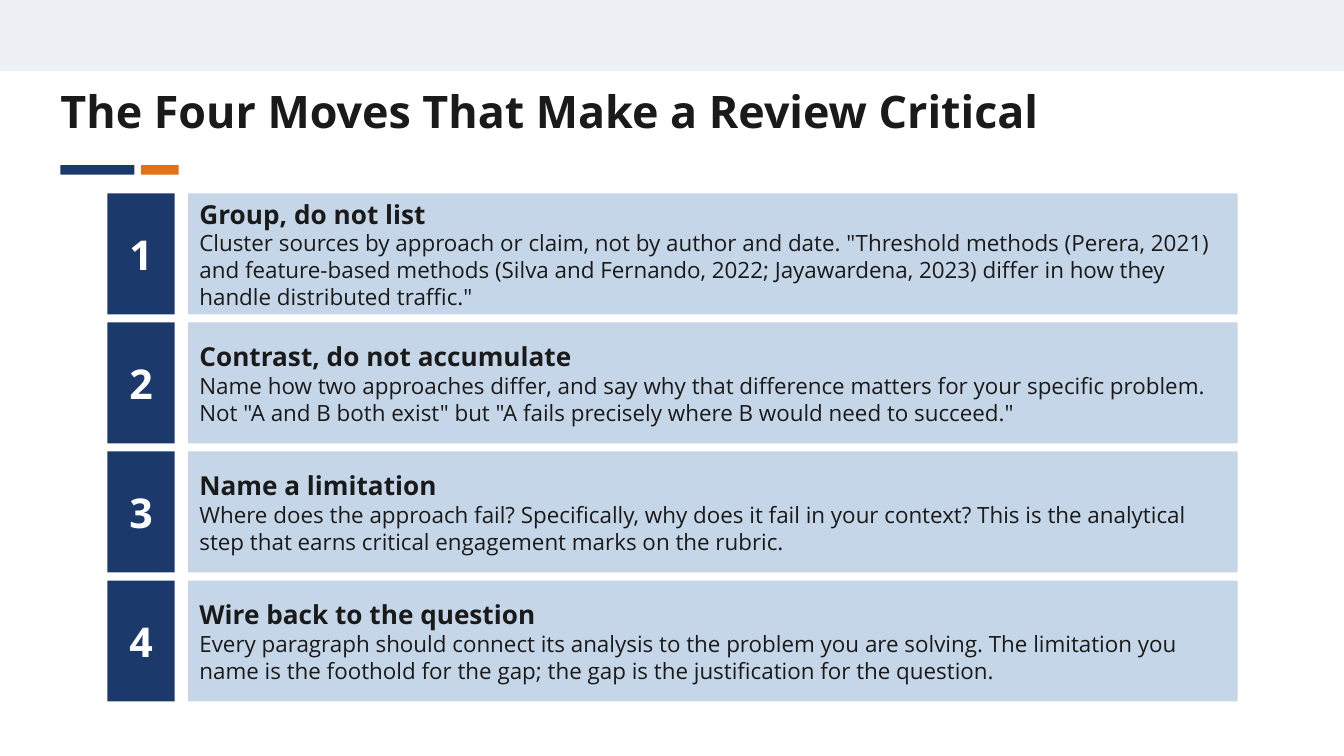
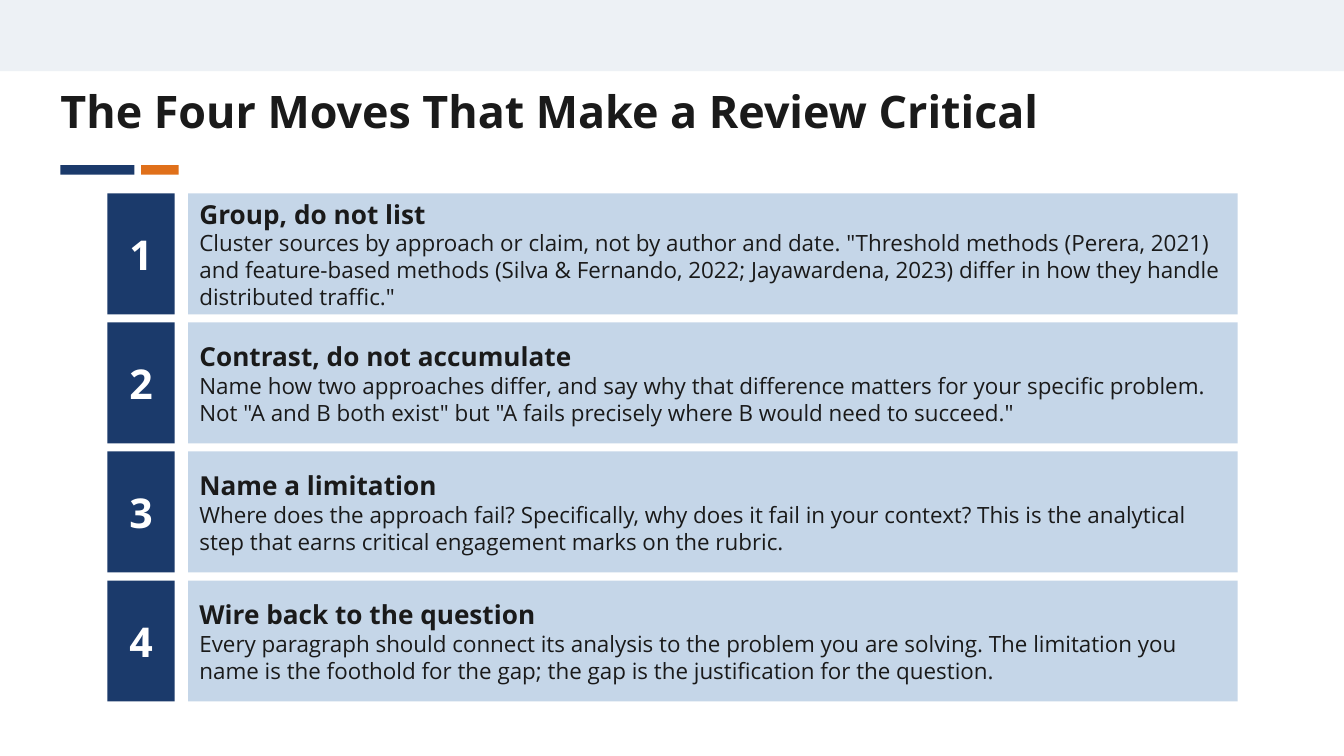
Before and after one commit to nirangadh/BScEHNS-Research-Project-Preparation, a slide deck: slide 11 of slides/NB6015CEM_S2_Slides.pptx. Drawn at 1344x756 pixels with LibreOffice and Linux fonts; fonts in the diff are those of the drawing. Boxes give left, top, right and bottom in pixels: in the first picture for what was removed or moved away, otherwise in the second. Text is boxed around its words. In the diff, an @@ line names an element or a change of style, - is before the commit and + after.

```diff
--- a/slides/NB6015CEM_S2_Slides.pptx
+++ b/slides/NB6015CEM_S2_Slides.pptx
@@ text in rectangle at <box>199,234,1219,306</box>: text changed @@
-Cluster sources by approach or claim, not by author and date. "Threshold methods (Perera, 2021) and feature-based methods (Silva and Fernando, 2022; Jayawardena, 2023) differ in how they handle distributed traffic."
+Cluster sources by approach or claim, not by author and date. "Threshold methods (Perera, 2021) and feature-based methods (Silva & Fernando, 2022; Jayawardena, 2023) differ in how they handle distributed traffic."
```
Also in this commit, not shown: 2 other slides changed, 4 other files.
